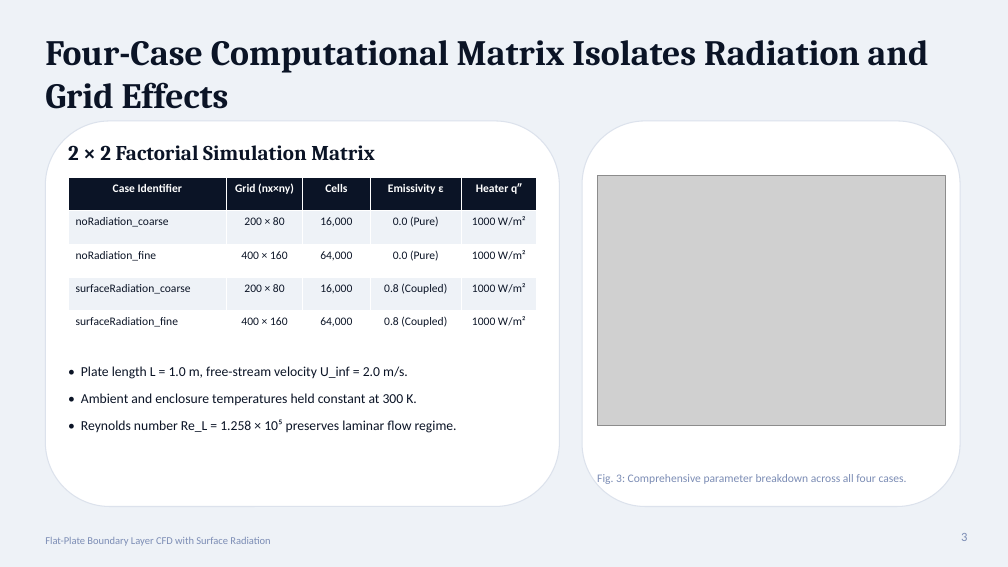
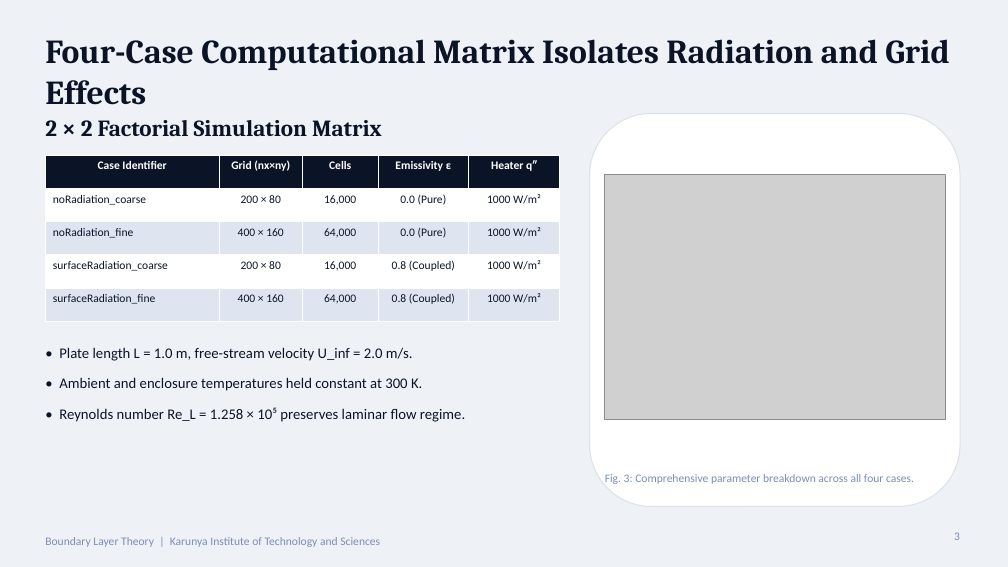
Before and after one commit to Jersam-l/flat-plate-with-radiation-cfd, a slide deck: slide 3 of Flat_Plate_Radiation_CFD_Pitch.pptx. Drawn at 1008x567 pixels with LibreOffice and Linux fonts; fonts in the diff are those of the drawing; grey boxes stand for pictures. Boxes give left, top, right and bottom in pixels: in the first picture for what was removed or moved away, otherwise in the second. Text is boxed around its words. In the diff, an @@ line names an element or a change of style, - is before the commit and + after.

```diff
--- a/Flat_Plate_Radiation_CFD_Pitch.pptx
+++ b/Flat_Plate_Radiation_CFD_Pitch.pptx
@@ text "Four-Case Computational Matrix Isolates Radiation ..." at <box>45,39,949,105</box>: size 34 to 32 pt @@
@@ text "2 × 2 Factorial Simulation ...": place and size @@
-text "2 × 2 Factorial Simulation ..." at <box>68,145,375,160</box>
+text "2 × 2 Factorial Simulation ..." at <box>45,120,382,136</box>
@@ text "2 × 2 Factorial Simulation ..." at <box>45,120,382,136</box>: size 20 to 22 pt @@
@@ rounded rectangle: place and size @@
-rounded rectangle at <box>582,121,960,507</box>
+rounded rectangle at <box>590,113,960,507</box>
@@ rounded rectangle removed at <box>45,121,560,507</box> @@
@@ table at <box>45,155,560,321</box> @@
@@ fill #EEF2F7 to #FFFFFF in 10 cells @@
@@ fill #FFFFFF to #DEE5F0 in 10 cells @@
@@ table: place and size @@
-table at <box>68,178,537,344</box>
+table at <box>45,155,560,321</box>
@@ picture: place and size @@
-picture at <box>597,175,945,425</box>
+picture at <box>605,175,945,419</box>
@@ text "• Plate length L = ...": place and size @@
-text "• Plate length L = ..." at <box>81,366,457,433</box>
+text "• Plate length L = ..." at <box>59,347,465,422</box>
@@ text "• Plate length L = ..." at <box>59,347,465,422</box>: size 13 to 14 pt; more space between paragraphs @@
@@ text "Fig. 3: Comprehensive parameter breakdown ...": place and size @@
-text "Fig. 3: Comprehensive parameter breakdown ..." at <box>597,474,907,484</box>
+text "Fig. 3: Comprehensive parameter breakdown ..." at <box>605,474,914,484</box>
@@ text at <box>45,537,380,547</box>: text changed; size 10 to 11 pt @@
-Flat-Plate Boundary Layer CFD with Surface Radiation
+Boundary Layer Theory | Karunya Institute of Technology and Sciences
@@ text "3": place and size @@
-text "3" at <box>961,533,967,541</box>
+text "3" at <box>954,532,960,540</box>
@@ text "3" at <box>954,532,960,540</box>: size 12 to 11 pt @@
```
Also in this commit, not shown: 13 other slides changed, 25 other files.
